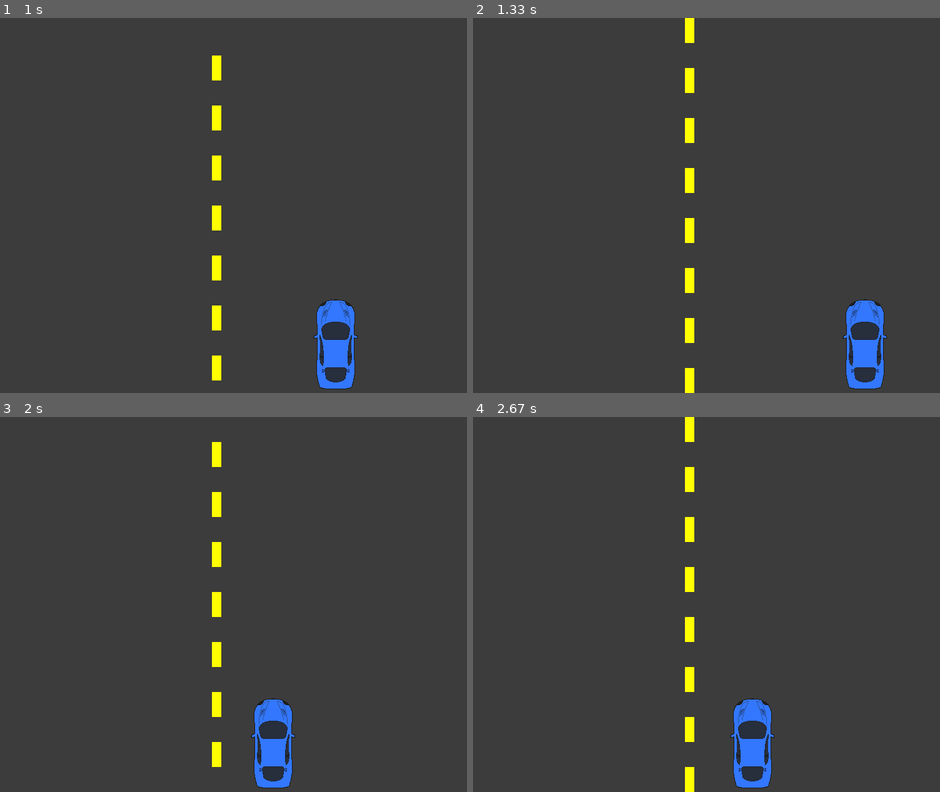
Above: before the commit, frames 1-4 (two rows, left to right).
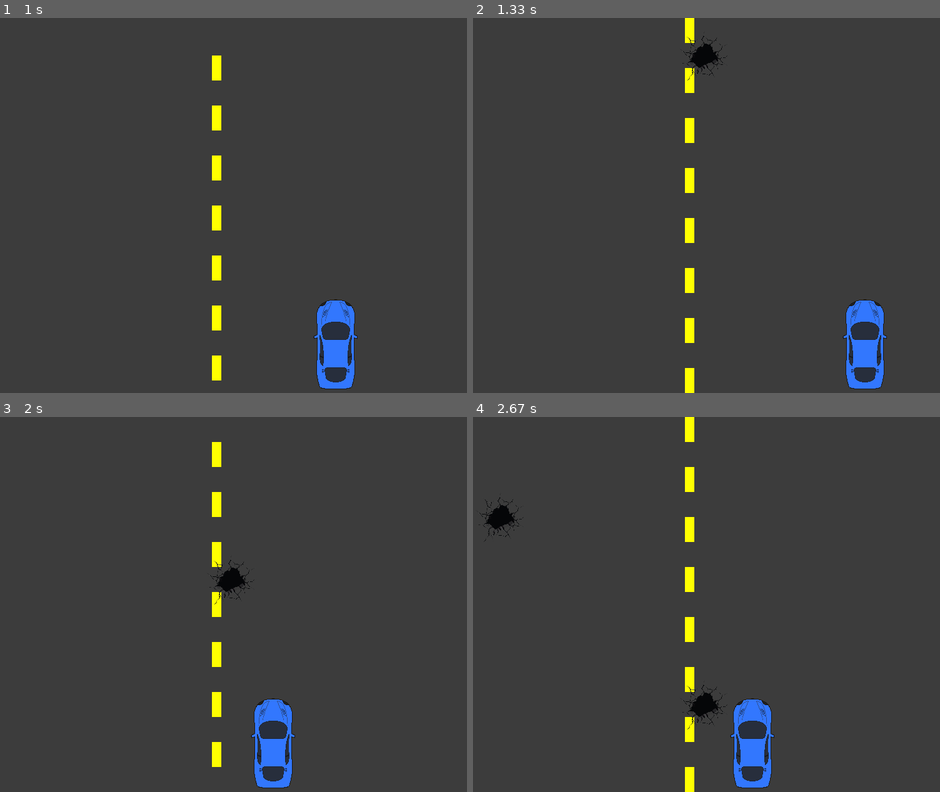
Above: after the commit, the same moments.

Repository: luhelenals/racecar
Game: pygame game, started from main.py
Same seed, same stepped clock (60 frames per second), same inputs: the game is played once before the commit and once after it.
Inputs:
- Up to frame 1 (1 s): hold Right 0.33-0.8 s; hold Right from 0.83 s (still down)
- Up to frame 2 (1.33 s): release Right at 1.3 s
- Up to frame 3 (2 s): hold Left 1.33-1.87 s; hold Left from 1.9 s (still down)
- Up to frame 4 (2.67 s): release Left at 2.3 s; hold Right from 2.33 s (still down)

Frame 1 is identical in both runs. In frame 2, 0.3% of the frame differs, in the area x 44-55%, y 4-17%; in frame 3, 0.3%; in frame 4, 0.6%, in the area x 1-55%, y 21-84%.

Commit message:
obstacle implementation

Diff:
--- a/classes.py
+++ b/classes.py
@@ -27,9 +27,26 @@
         self.y = y
         self.image = image
         self.move_x = 0  # Movement direction: negative for left, positive for right, 0 for no movement
+        self.health = 100
 
     def move(self):
         """
         Moves the car by move_x.
         """
         self.x += self.move_x
+
+    def damage(self, damage):
+        self.health -= damage
+
+class Obstacle:
+    """
+        Initializes a Obstacle instance.
+
+        :param x: The x-coordinate of the car.
+        :param y: The y-coordinate of the car.
+        :param image: The image representing the car (file path or URL).
+        """
+    def __init__(self, x, y, image):
+        self.x = x
+        self.y = y
+        self.image = image
--- a/main.py
+++ b/main.py
@@ -1,5 +1,8 @@
+import sys
+sys.path.append('C:/Users/ALUNO SESI E SENAI.MATRIZ/AppData/Local/Programs/Python/Python313/Lib/site-packages')
 import pygame
-from classes import Color, Car
+import random
+from classes import *
 
 # Initialize game window and car
 def initGame():
@@ -75,13 +78,70 @@
     elif car.x > screenW - car.image.get_rect().width:
         car.x = screenW - car.image.get_rect().width
 
-def getObstacles(gameDisplay):
-    #gameDisplay.blit
-    return 0
+def getObstacles(gameDisplay, car, elapsedTime, lastHoleTime, holeObstacle, obstacles):
+    # Time-based generation of new hole obstacle every 5 seconds
+    if elapsedTime - lastHoleTime >= 1:
+        try:
+            holeObstacle = pygame.image.load('resources/hole.png')  # Load the obstacle image
+            holeObstacle = pygame.transform.scale(holeObstacle, (80, 80))  # Resize it to fit the street
+        except pygame.error as e:
+            print(f"Failed to load hole image: {e}")
+            return lastHoleTime  # Exit early if image loading fails
+
+        holeSize = holeObstacle.get_rect()
+
+        # Generate random x position for the hole within street bounds
+        screenSize = gameDisplay.get_rect()
+        x = random.randint(0, int(screenSize.width - holeSize.width))
+        y = -holeSize.height  # Start the hole just above the screen, so it moves down into view
+
+        # Add the new hole to the obstacles list
+        obstacles.append((holeObstacle, x, y))
+
+        # Reset the lastHoleTime to the current elapsedTime
+        lastHoleTime = elapsedTime
+
+    # Move the obstacles down and blit them on the screen
+    for obstacle in obstacles[:]:
+        holeImg, x, y = obstacle
+        y += 5  # Move the hole down by 5 pixels per frame
+
+        # Remove the hole if it goes off the screen
+        if y > gameDisplay.get_rect().height:
+            obstacles.remove(obstacle)  # Remove obstacle if it moves out of screen
+        else:
+            # Update the obstacle's position in the list
+            obstacles[obstacles.index(obstacle)] = (holeImg, x, y)
+
+            # Blit the hole to the screen at its new position
+            gameDisplay.blit(holeImg, (x, y))
+
+        if checkCollision(car, obstacle):
+            car.damage(10)
+            print('you lost a life')
+
+    return lastHoleTime
+
+def checkCollision(car, obstacle):
+    # Get the car's bounding rectangle
+    carRect = pygame.Rect(car.x, car.y, car.image.get_width(), car.image.get_height())
+
+    # Check for collision with each obstacle (hole) in the obstacles list
+    holeRect = pygame.Rect(obstacle[1], obstacle[2], obstacle[0].get_width(), obstacle[0].get_height())
+
+    # Check if the car's rect collides with the hole's rect
+    if carRect.colliderect(holeRect):
+        return True  # Collision occurred
+
+    return False  # No collision
 
 def main():
     gameDisplay, clock, crashed, car, pygame = initGame()
     streetOffset = 0  # Start with zero offset
+
+    lastHoleTime = 0  # To track when the last hole was generated
+    holeObstacle = None  # Placeholder for the hole image
+    obstacles = []  # List to store active obstacles
 
     # Main game loop
     while not crashed:
@@ -96,9 +156,15 @@
         if streetOffset <= -80:  # line height + offset
             streetOffset = 0  # Reset to avoid overflow
 
+        # Calculate elapsed time
+        elapsedTime = pygame.time.get_ticks() / 1000  # Convert milliseconds to seconds
+
         # Draw everything
         loadStreet(gameDisplay, streetOffset)
-        getObstacles(gameDisplay)
+
+        # Get and display obstacles
+        lastHoleTime = getObstacles(gameDisplay, car, elapsedTime, lastHoleTime, holeObstacle, obstacles)
+
         drawCar(car, gameDisplay)
 
         # Update the display
@@ -108,5 +174,6 @@
     pygame.quit()
     quit()
 
+
 if __name__ == '__main__':
     main()
